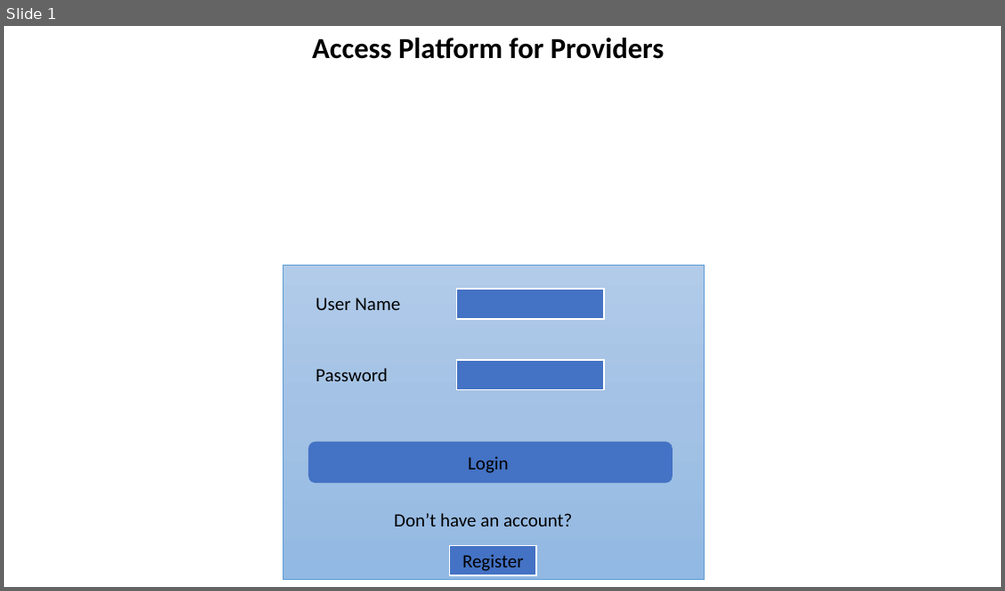
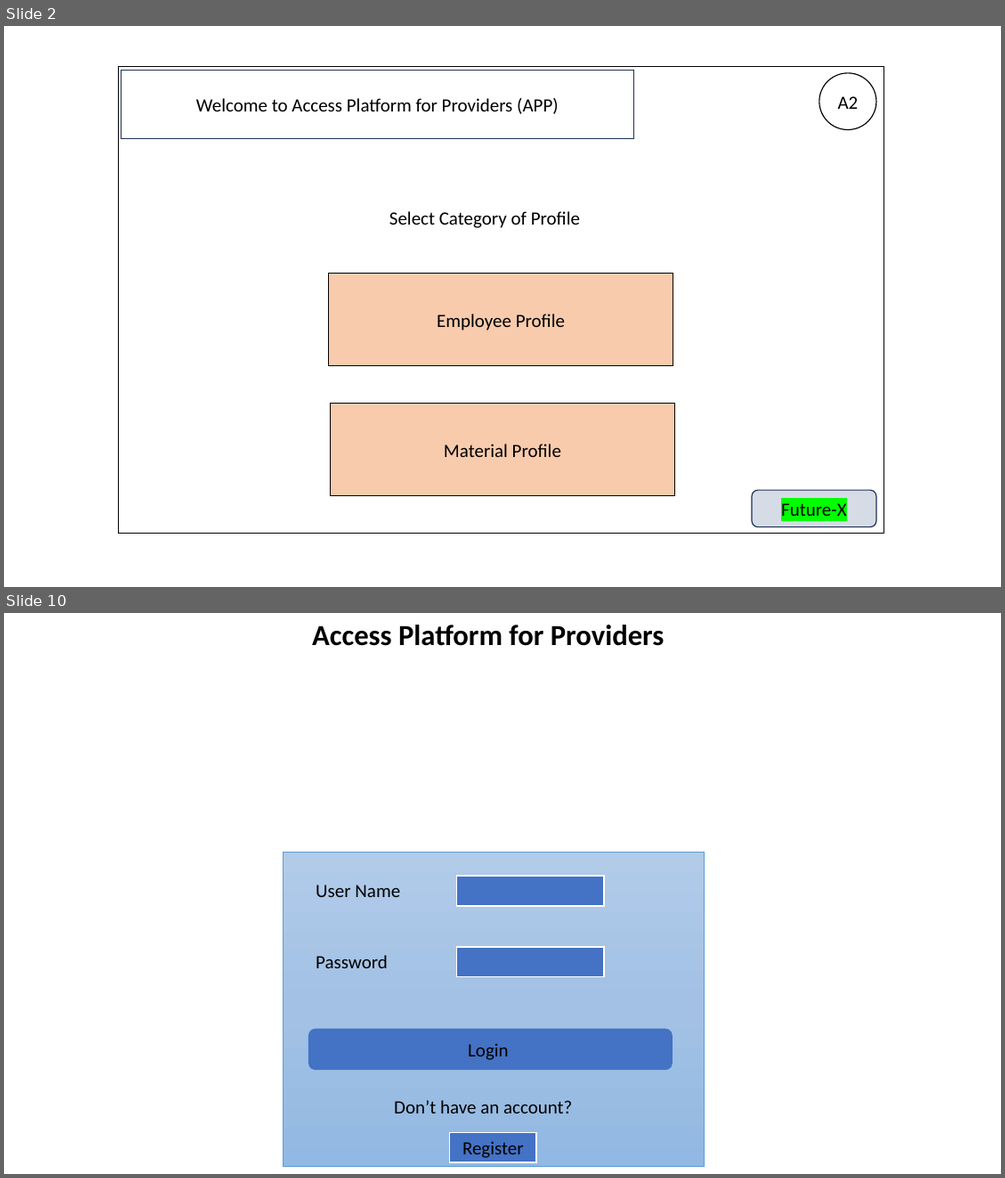
Before and after one commit to IndranilSaha09/ADCCE, a slide deck: Sprint 2/Front end design.pptx. Shown one above the other, each under a label of ours: slide 1 before the commit, slides 2 and 10 after it; the slides between them are not shown. The pictures are 1005x591 and 1005x1178 pixels, drawn with LibreOffice and Linux fonts; fonts in the diff are those of the drawing; background and template pictures are left out. Boxes give left, top, right and bottom in pixels: in the first picture for what was removed or moved away, otherwise in the second. Text is boxed around its words. In the diff, an @@ line names an element or a change of style, - is before the commit and + after.

```diff
--- a/Sprint 2/Front end design.pptx
+++ b/Sprint 2/Front end design.pptx
@@ slide 2 added at (4,26,1001,587), background #FFFFFF @@
@@ rectangle added at (119,66,884,534), outline #000000 1 pt @@
@@ rectangle added at (121,70,633,139), outline #1E3256 1 pt, 18 pt, text #000000 @@
+Welcome to Access Platform for Providers (APP)
@@ ellipse added at (819,73,876,130), outline #000000 1 pt, 18 pt, text #000000 @@
+A2
@@ text added at (389,211,580,228), 18 pt, text #000000 @@
+Select Category of Profile
@@ rectangle added at (329,273,673,366), fill #F8CBAD, outline #000000 1 pt, 18 pt, text #000000 @@
+Employee Profile
@@ rectangle added at (330,403,675,496), fill #F8CBAD, outline #000000 1 pt, 18 pt, text #000000 @@
+Material Profile
@@ rounded rectangle added at (752,490,877,526), fill #D6DCE5, outline #1E3256 1 pt, 18 pt, text #000000 @@
+Future-X
@@ what was slide 1 is now slide 10 @@
```
Also in this commit, not shown: 8 other slides added, 1 other file.
